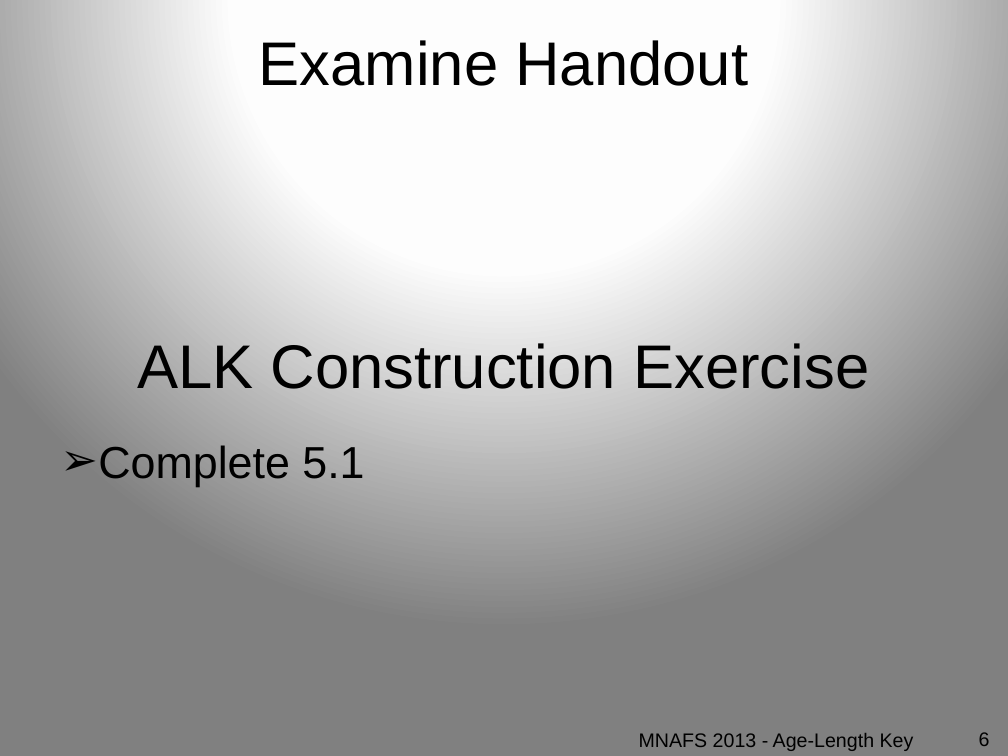
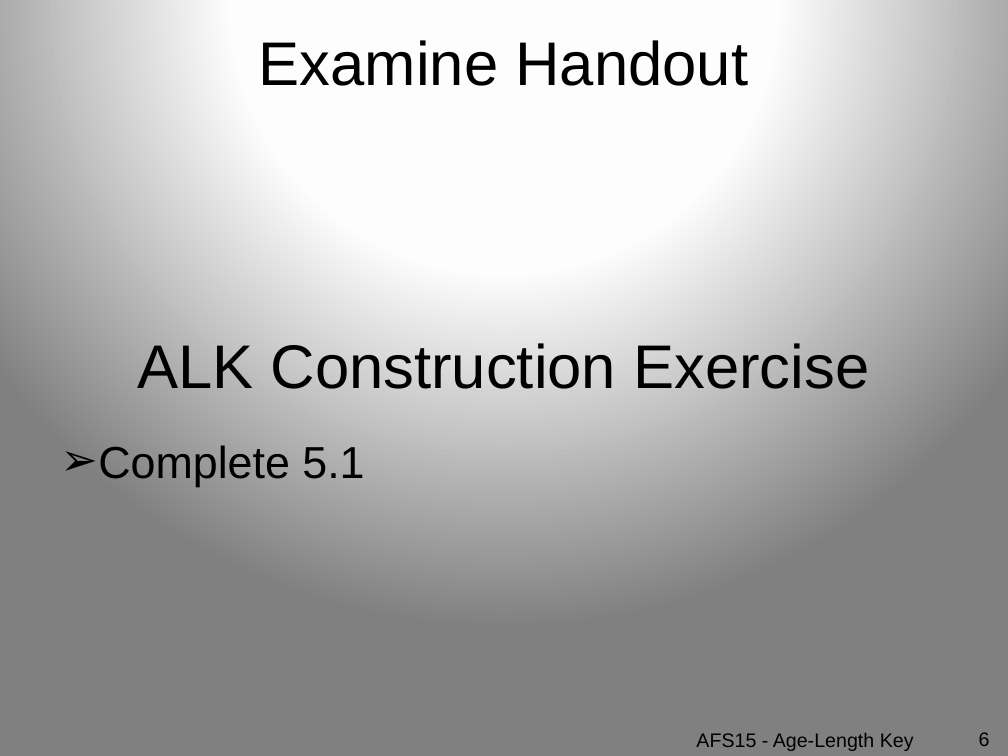
Before and after one commit to droglenc/AFSPortland2015, a slide deck: slide 6 of Slides/02_AgeLengthKey.pptx. Drawn at 1008x756 pixels with LibreOffice and Linux fonts; fonts in the diff are those of the drawing. Boxes give left, top, right and bottom in pixels: in the first picture for what was removed or moved away, otherwise in the second. Text is boxed around its words. In the diff, an @@ line names an element or a change of style, - is before the commit and + after.

```diff
--- a/Slides/02_AgeLengthKey.pptx
+++ b/Slides/02_AgeLengthKey.pptx
@@ text at box(696, 733, 914, 751): text changed @@
-MNAFS 2013 - Age-Length Key
+AFS15 - Age-Length Key
```
Also in this commit, not shown: 13 other slides changed, 5 other files.
